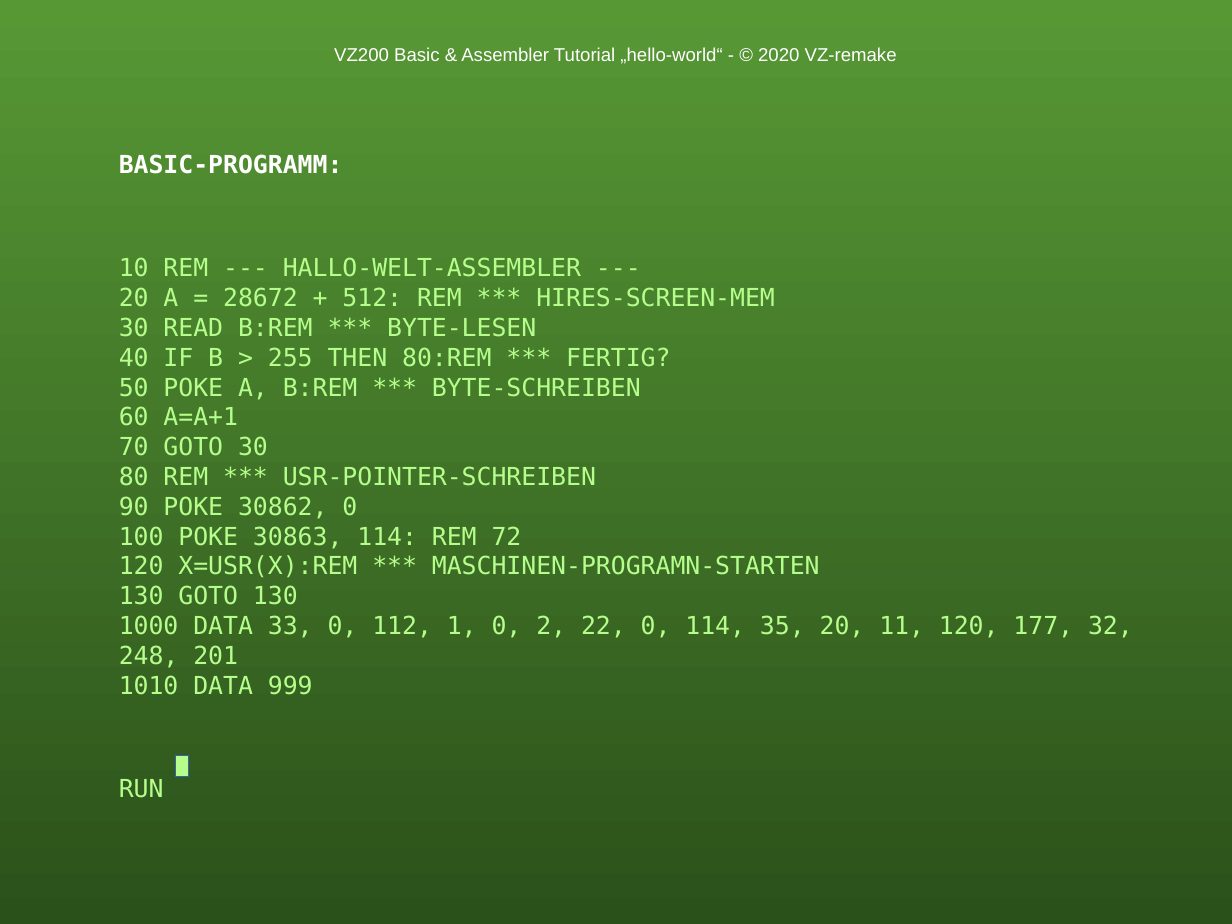
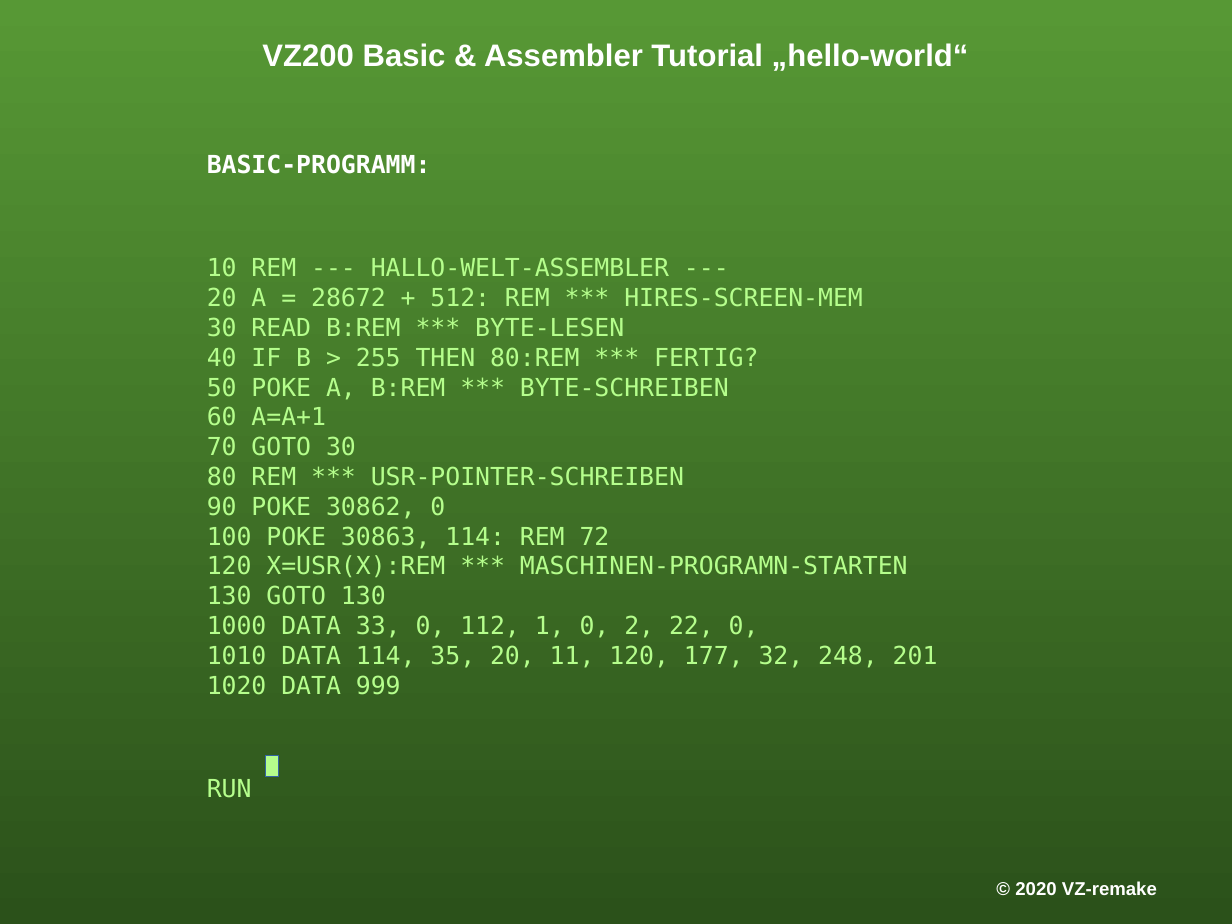
Before and after one commit to cwahlmann/vz200, a slide deck: slide 5 of doc/tutorial/VZ200-tutorial.odp (slide 3 before the commit). Drawn at 1232x924 pixels with LibreOffice and Linux fonts; fonts in the diff are those of the drawing; background and template pictures are left out. Boxes give left, top, right and bottom in pixels: in the first picture for what was removed or moved away, otherwise in the second. Text is boxed around its words. In the diff, an @@ line names an element or a change of style, - is before the commit and + after.

Commit message:
Tutorial: kleines Basic-Programm

```diff
--- a/doc/tutorial/VZ200-tutorial.odp
+++ b/doc/tutorial/VZ200-tutorial.odp
@@ title at (x1=262, y1=43, x2=969, y2=71): text changed; size 12 to 20 pt; bold on @@
-VZ200 Basic & Assembler Tutorial „hello-world“ - © 2020 VZ-remake
+VZ200 Basic & Assembler Tutorial „hello-world“
@@ text "BASIC-PROGRAMM:" moved from (x1=119, y1=154, x2=1133, y2=798) to (x1=207, y1=154, x2=938, y2=798) @@
@@ text at (x1=207, y1=257, x2=938, y2=695): text changed @@
-10 REM --- HALLO-WELT-ASSEMBLER ---
-20 A = 28672 + 512: REM *** HIRES-SCREEN-MEM
-30 READ B:REM *** BYTE-LESEN
-40 IF B > 255 THEN 80:REM *** FERTIG?
-50 POKE A, B:REM *** BYTE-SCHREIBEN
-60 A=A+1
-70 GOTO 30
-80 REM *** USR-POINTER-SCHREIBEN
-90 POKE 30862, 0
-100 POKE 30863, 114: REM 72
-120 X=USR(X):REM *** MASCHINEN-PROGRAMN-STARTEN
-130 GOTO 130
-1000 DATA 33, 0, 112, 1, 0, 2, 22, 0, 114, 35, 20, 11, 120, 177, 32, 248, 201
-1010 DATA 999
+10 REM --- HALLO-WELT-ASSEMBLER ---
+20 A = 28672 + 512: REM *** HIRES-SCREEN-MEM
+30 READ B:REM *** BYTE-LESEN
+40 IF B > 255 THEN 80:REM *** FERTIG?
+50 POKE A, B:REM *** BYTE-SCHREIBEN
+60 A=A+1
+70 GOTO 30
+80 REM *** USR-POINTER-SCHREIBEN
+90 POKE 30862, 0
+100 POKE 30863, 114: REM 72
+120 X=USR(X):REM *** MASCHINEN-PROGRAMN-STARTEN
+130 GOTO 130
+1000 DATA 33, 0, 112, 1, 0, 2, 22, 0,
+1010 DATA 114, 35, 20, 11, 120, 177, 32, 248, 201
+1020 DATA 999
@@ rectangle moved from (x1=176, y1=756, x2=189, y2=777) to (x1=266, y1=756, x2=279, y2=777) @@
@@ text added at (x1=1015, y1=881, x2=1157, y2=895), 12 pt, text #FFFFFF, bold @@
+© 2020 VZ-remake
```
Also in this commit, not shown: 8 other slides changed, 3 slides added, 3 other files.
